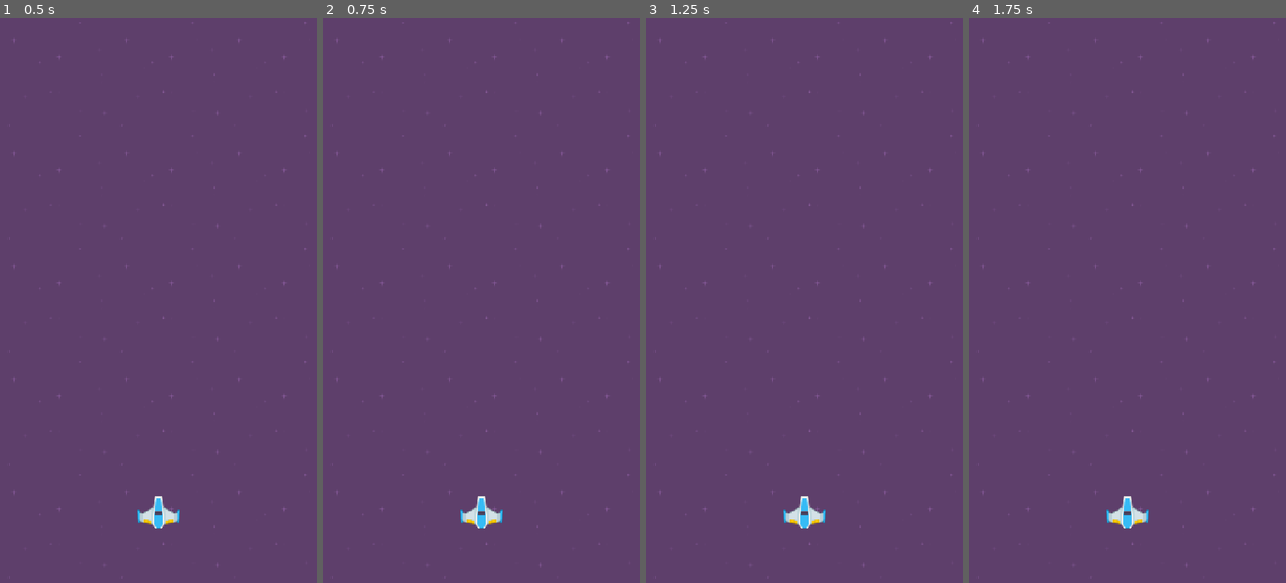
Above: before the commit, frames 1-4 (left to right).
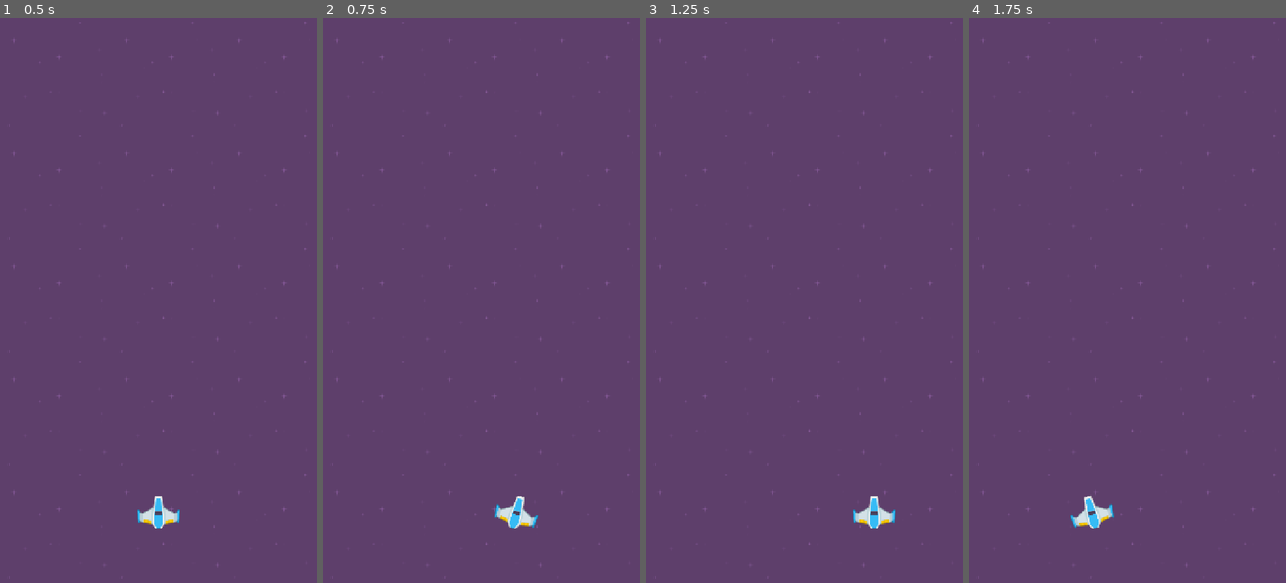
Above: after the commit, the same moments.

Repository: YannickMontes/2D-Space-Shooter-Template
Game: Godot game, scene res://Scenes/main.tscn
Two runs of this game, one before a commit and one after it. Both use one fixed random seed, a clock stepped at 60 frames per second and the inputs below.
Inputs (mouse positions are in pixels of both pictures, inside the frame that each line leads up to):
- Up to frame 1 (0.5 s): no input
- Up to frame 2 (0.75 s): tap Enter at 0.5 s; move the mouse to (551, 272) at 0.52 s; press the mouse at (551, 272) at 0.53 s; hold Right (move_right, bound only after the commit) from 0.53 s (still down)
- Up to frame 3 (1.25 s): keep holding Right (move_right, bound only after the commit)
- Up to frame 4 (1.75 s): move the mouse to (1064, 328) at 1.27 s; release Right (move_right, bound only after the commit) at 1.28 s; release the mouse at (1064, 328) at 1.28 s; hold Left (move_left, bound only after the commit) from 1.28 s (still down); click (1064, 328) at 1.35 s

Frame 1 is identical in both runs. In frame 2, 0.8% of the frame differs, in the area x 43-68%, y 84-91%; in frame 3, 0.8%, in the area x 43-79%, y 84-91%; in frame 4, 0.8%.

Commit message:
Checkpoint 1.2

Diff:
--- a/Scenes/player.tscn
+++ b/Scenes/player.tscn
@@ -1,8 +1,10 @@
-[gd_scene load_steps=2 format=3 uid="uid://dsc3qbidoshdp"]
+[gd_scene load_steps=3 format=3 uid="uid://dsc3qbidoshdp"]
 
+[ext_resource type="Script" uid="uid://pdapwyic7a2l" path="res://Scripts/player.gd" id="1"]
 [ext_resource type="Texture2D" uid="uid://cofylary07q2b" path="res://KennyAssets/SpaceShooterRedux/playerShip1_blue.png" id="2"]
 
 [node name="Player" type="Area2D"]
+script = ExtResource("1")
 
 [node name="Sprite2D" type="Sprite2D" parent="."]
 texture = ExtResource("2")
--- /dev/null
+++ b/Scripts/player.gd
@@ -0,0 +1,31 @@
+class_name Player
+
+extends Area2D
+
+@export var speed: float = 600.0
+@export var acceleration: float = 4000.0
+@export var max_tilt_degrees: float = 15.0
+@export var x_limit: float = 320.0
+
+var velocity: Vector2 = Vector2.ZERO
+
+@onready var sprite: Sprite2D = $Sprite2D
+
+# --- 1.2 : déplacement. Le Player aura une collision (1.4), donc on le bouge dans _physics_process
+func _physics_process(delta: float) -> void:
+	var target_velocity: Vector2 = read_direction() * speed
+	# Juice : accélération et freinage progressifs, le vaisseau a du poids
+	velocity = velocity.move_toward(target_velocity, acceleration * delta)
+	position += velocity * delta
+	position.x = clamp(position.x, -x_limit, x_limit)
+	# Juice : le vaisseau s'incline dans le sens du mouvement
+	sprite.rotation = deg_to_rad(max_tilt_degrees) * velocity.x / speed
+
+func read_direction() -> Vector2:
+	var direction: Vector2 = Vector2.ZERO
+	direction.x = Input.get_axis("move_left", "move_right")
+	# Au doigt (ou à la souris) : on rejoint la position X du doigt, en ralentissant à l'approche
+	if Input.is_action_pressed("touch"):
+		var distance_to_finger: float = get_global_mouse_position().x - global_position.x
+		direction.x = clamp(distance_to_finger / 60.0, -1.0, 1.0)
+	return direction
--- a/project.godot
+++ b/project.godot
@@ -30,6 +30,26 @@
 window/stretch/aspect="keep_width"
 window/handheld/orientation=1
 
+[input]
+
+move_left={
+"deadzone": 0.2,
+"events": [Object(InputEventKey,"resource_local_to_scene":false,"resource_name":"","device":-1,"window_id":0,"alt_pressed":false,"shift_pressed":false,"ctrl_pressed":false,"meta_pressed":false,"pressed":false,"keycode":0,"physical_keycode":4194319,"key_label":0,"unicode":0,"location":0,"echo":false,"script":null)
+, Object(InputEventKey,"resource_local_to_scene":false,"resource_name":"","device":-1,"window_id":0,"alt_pressed":false,"shift_pressed":false,"ctrl_pressed":false,"meta_pressed":false,"pressed":false,"keycode":0,"physical_keycode":65,"key_label":0,"unicode":0,"location":0,"echo":false,"script":null)
+]
+}
+move_right={
+"deadzone": 0.2,
+"events": [Object(InputEventKey,"resource_local_to_scene":false,"resource_name":"","device":-1,"window_id":0,"alt_pressed":false,"shift_pressed":false,"ctrl_pressed":false,"meta_pressed":false,"pressed":false,"keycode":0,"physical_keycode":4194321,"key_label":0,"unicode":0,"location":0,"echo":false,"script":null)
+, Object(InputEventKey,"resource_local_to_scene":false,"resource_name":"","device":-1,"window_id":0,"alt_pressed":false,"shift_pressed":false,"ctrl_pressed":false,"meta_pressed":false,"pressed":false,"keycode":0,"physical_keycode":68,"key_label":0,"unicode":0,"location":0,"echo":false,"script":null)
+]
+}
+touch={
+"deadzone": 0.2,
+"events": [Object(InputEventMouseButton,"resource_local_to_scene":false,"resource_name":"","device":-1,"window_id":0,"alt_pressed":false,"shift_pressed":false,"ctrl_pressed":false,"meta_pressed":false,"button_mask":0,"position":Vector2(0, 0),"global_position":Vector2(0, 0),"factor":1.0,"button_index":1,"canceled":false,"pressed":false,"double_click":false,"script":null)
+]
+}
+
 [layer_names]
 
 2d_physics/layer_1="Player"
Not shown, added: Scripts/player.gd.uid
